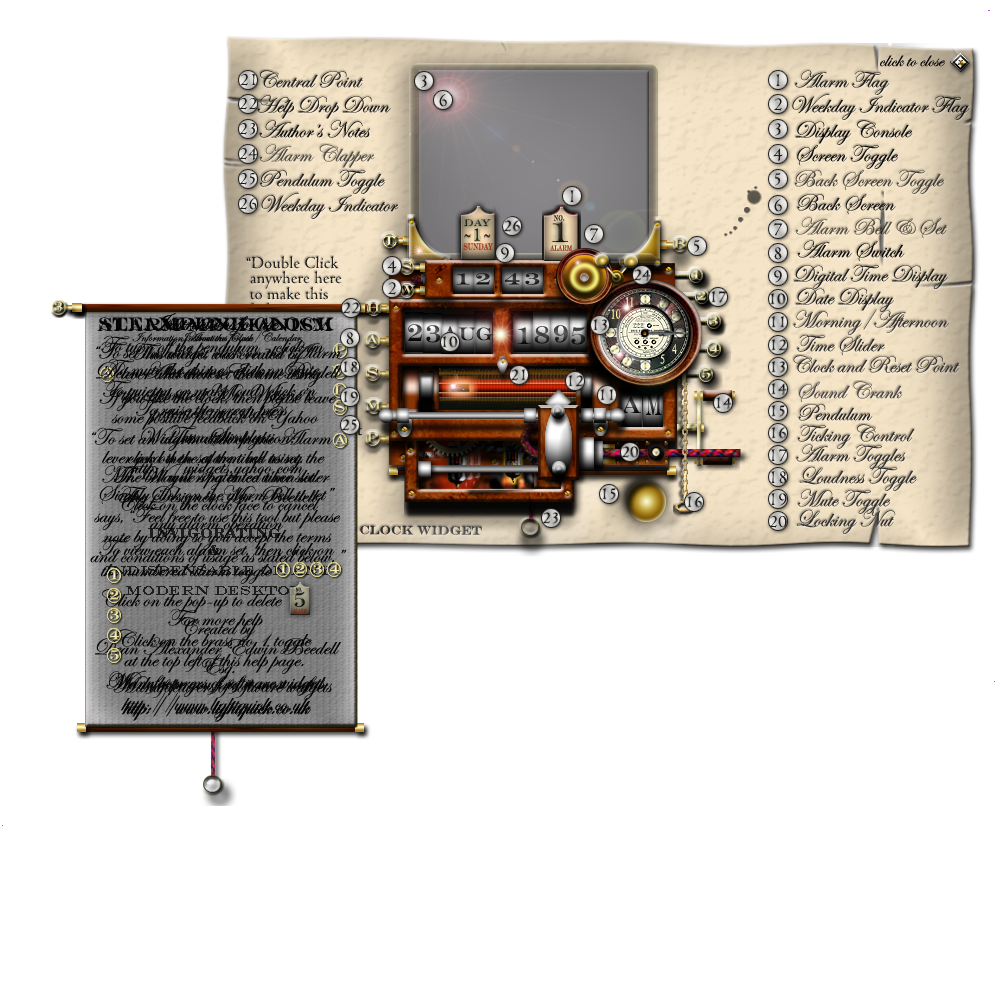
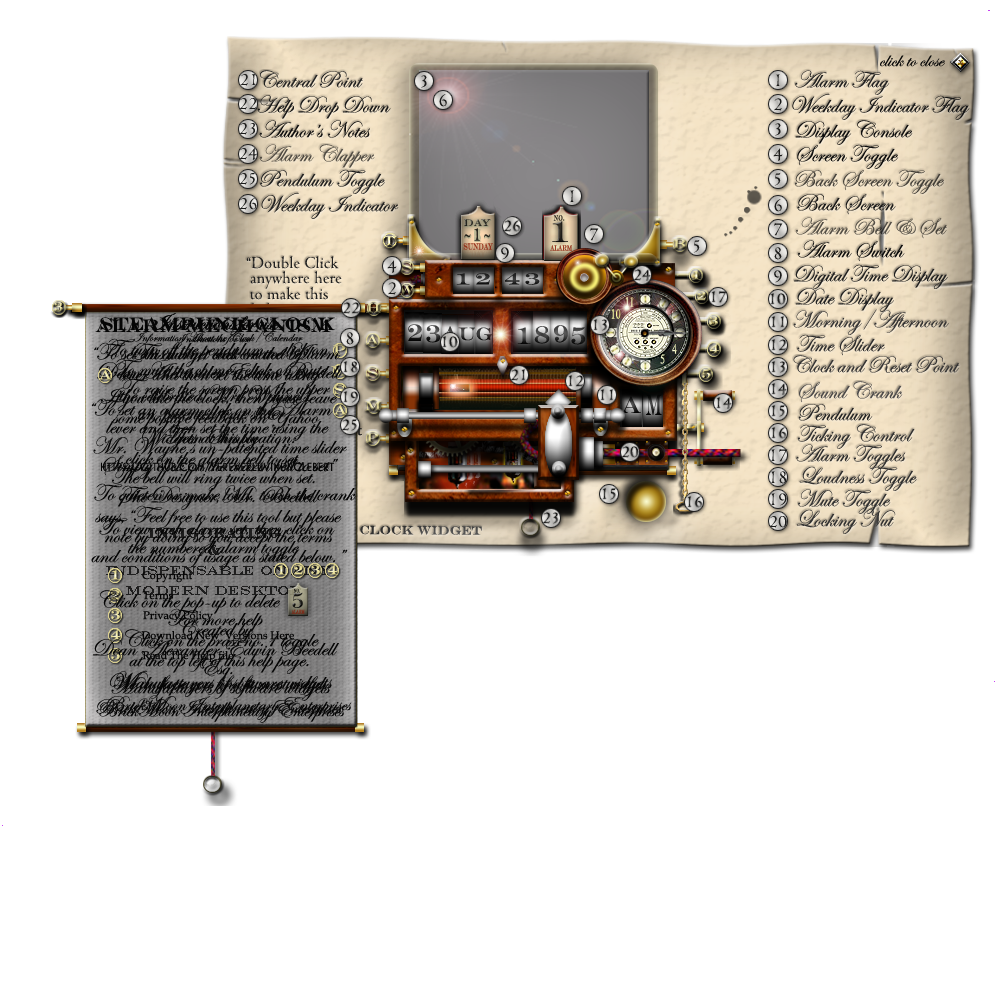
Comparing the layer stacks of the two 1000px x 1000px images. Changes:
moved "txtalarm" above "txtlinks", painted on it over [93,318,345,723]
painted on "txtlinks" over [90,317,348,721]
painted on "txthelp" over [91,335,356,718]
